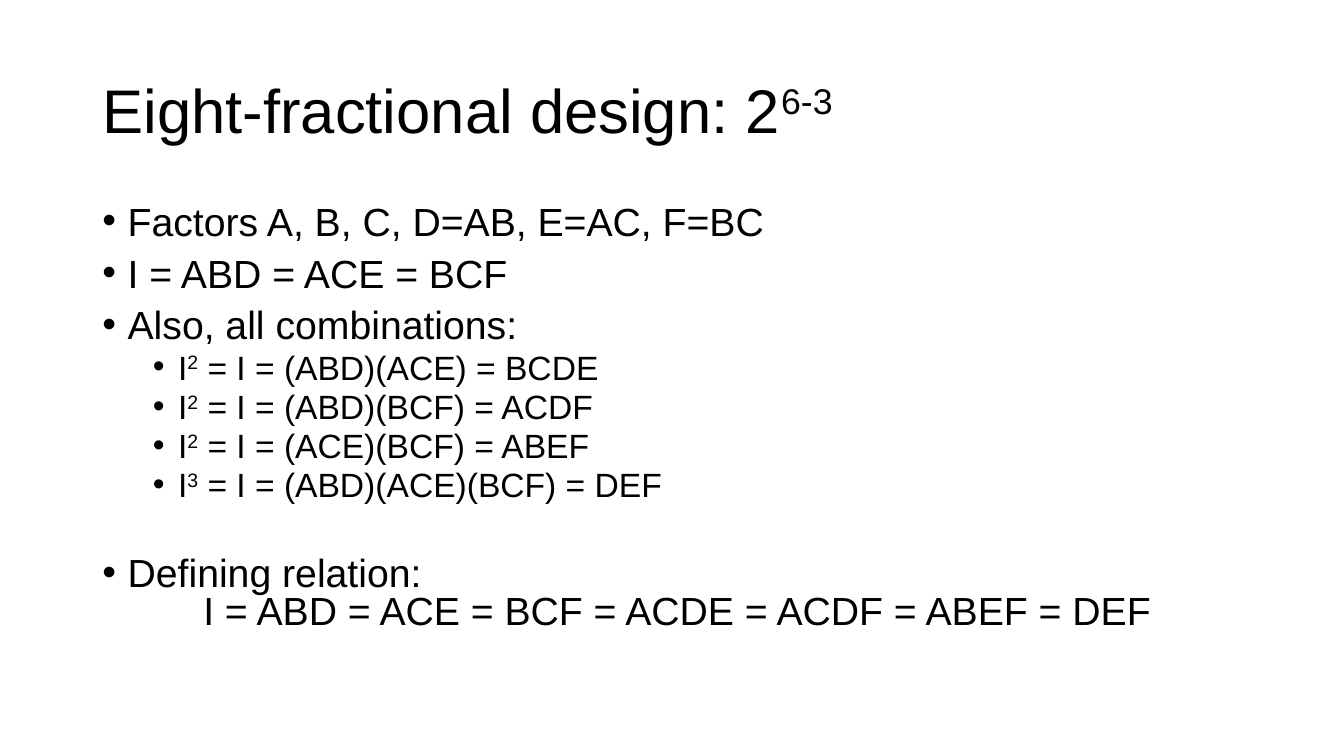
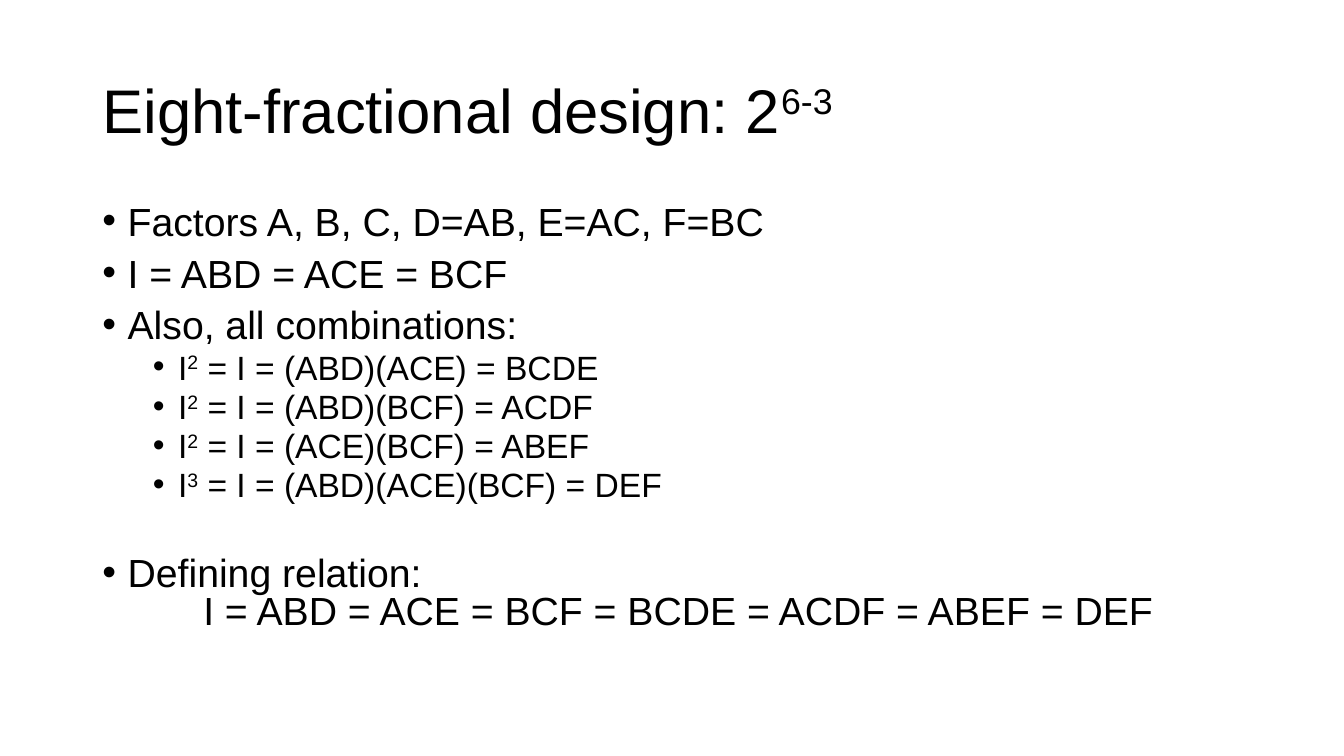
Before and after one commit to bioe498/bioe498.github.io, a slide deck: slide 5 of files/LowerFractionalDesigns.pptx. Drawn at 1344x756 pixels with LibreOffice and Linux fonts; fonts in the diff are those of the drawing. Boxes give left, top, right and bottom in pixels: in the first picture for what was removed or moved away, otherwise in the second. Text is boxed around its words. In the diff, an @@ line names an element or a change of style, - is before the commit and + after.

```diff
--- a/files/LowerFractionalDesigns.pptx
+++ b/files/LowerFractionalDesigns.pptx
@@ text at [128,558,1153,626]: text changed @@
-• Defining relation:
-  I = ABD = ACE = BCF = ACDE = ACDF = ABEF = DEF
+• Defining relation:
+  I = ABD = ACE = BCF = BCDE = ACDF = ABEF = DEF
```
Also in this commit, not shown: 1 other file.
